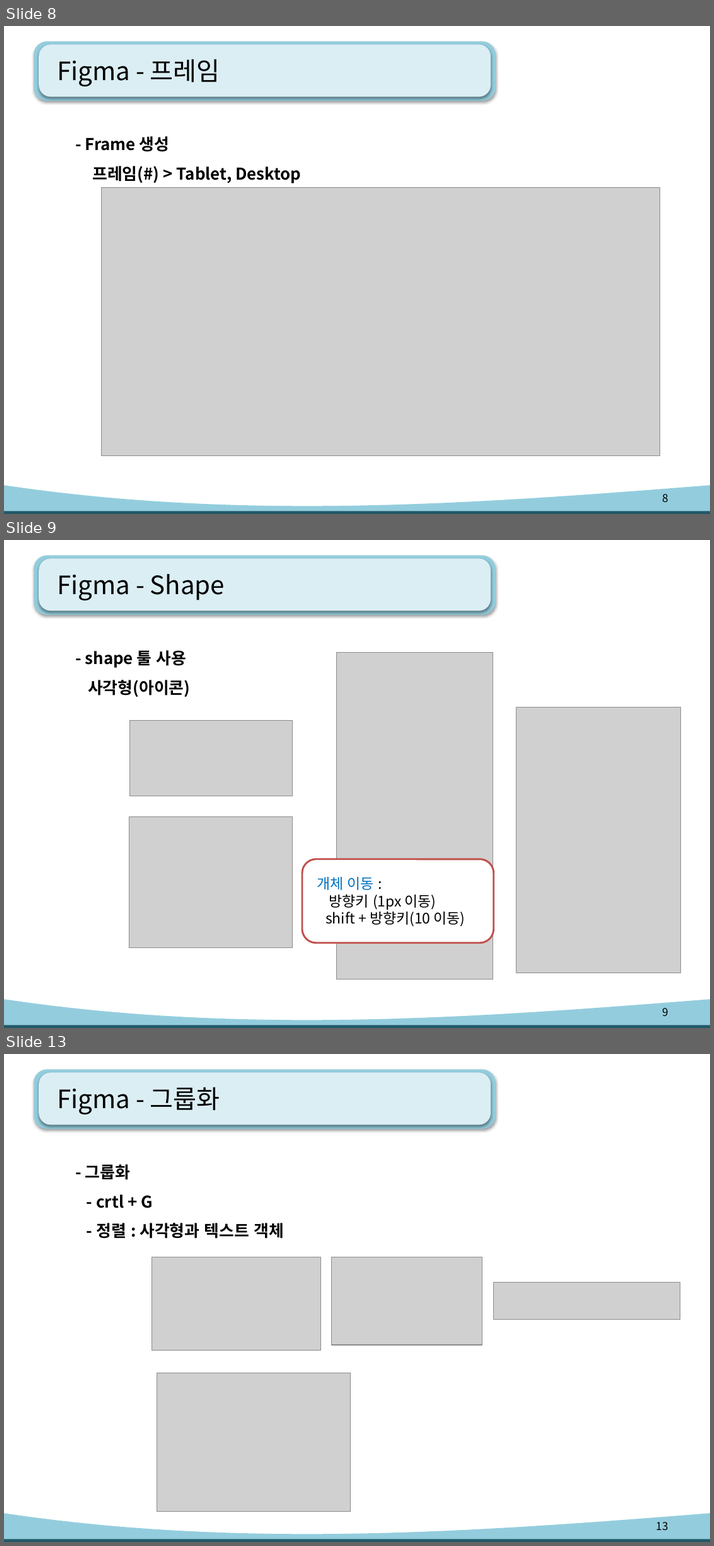
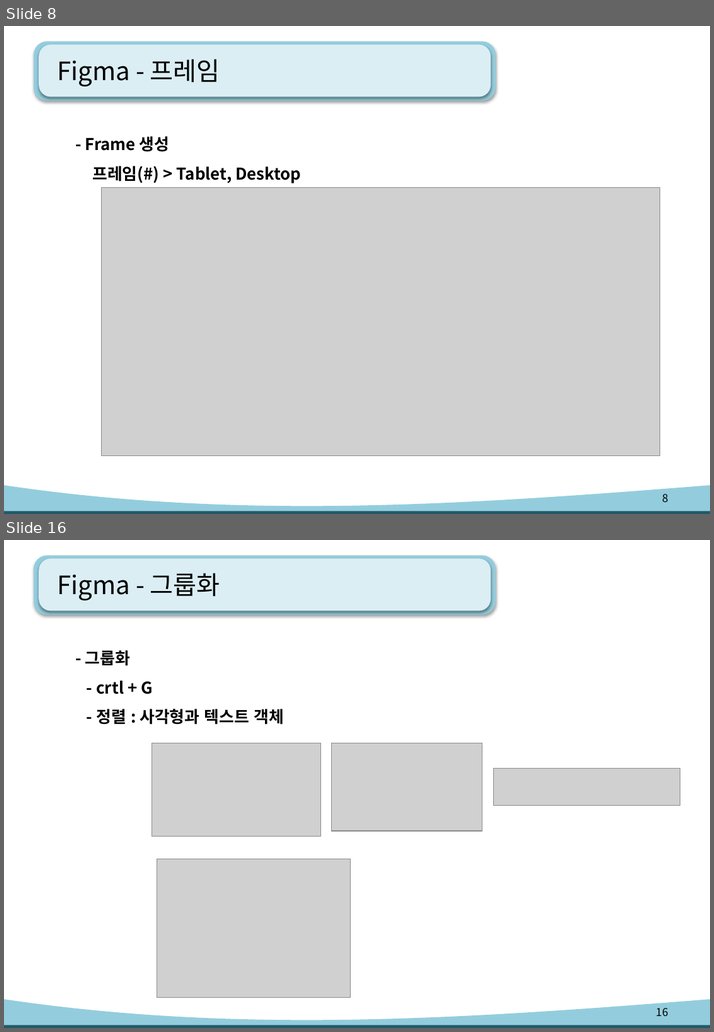
Before and after one commit to kiyongee2/green_project_web, a slide deck: figma_ppt/uiux-Figma.pptx. Shown one above the other, each under a label of ours: slides 8, 9 and 13 before the commit, slides 8 and 16 after it; the slides between them are not shown. The pictures are 714x1546 and 714x1032 pixels, drawn with LibreOffice and Linux fonts; fonts in the diff are those of the drawing; grey boxes stand for pictures. Boxes give left, top, right and bottom in pixels: in the first picture for what was removed or moved away, otherwise in the second. Text is boxed around its words. In the diff, an @@ line names an element or a change of style, - is before the commit and + after.

Commit message:
figma

```diff
--- a/figma_ppt/uiux-Figma.pptx
+++ b/figma_ppt/uiux-Figma.pptx
@@ slide 9 removed at box(4, 540, 710, 1028), background #FFFFFF; not listed: 4 template elements that a slide beside it also shows @@
@@ title removed at box(57, 574, 224, 600) @@
-Figma - Shape
@@ text removed at box(85, 650, 190, 697) @@
-- shape 툴 사용
-사각형(아이콘)
@@ picture removed at box(336, 653, 493, 980) @@
@@ picture removed at box(516, 708, 681, 973) @@
@@ picture removed at box(130, 720, 292, 796) @@
@@ picture removed at box(129, 817, 292, 948) @@
@@ rounded rectangle removed at box(303, 859, 494, 943) @@
-개체 이동 :
-방향키 (1px 이동)
-shift + 방향키(10 이동)
@@ page number removed at box(662, 1008, 668, 1016) @@
-9
@@ what was slide 13 is now slide 16 @@
@@ page number at box(655, 1008, 667, 1016): text changed @@
-13
+16
```
Also in this commit, not shown: 3 slides changed, 4 slides added, 2 other files.
